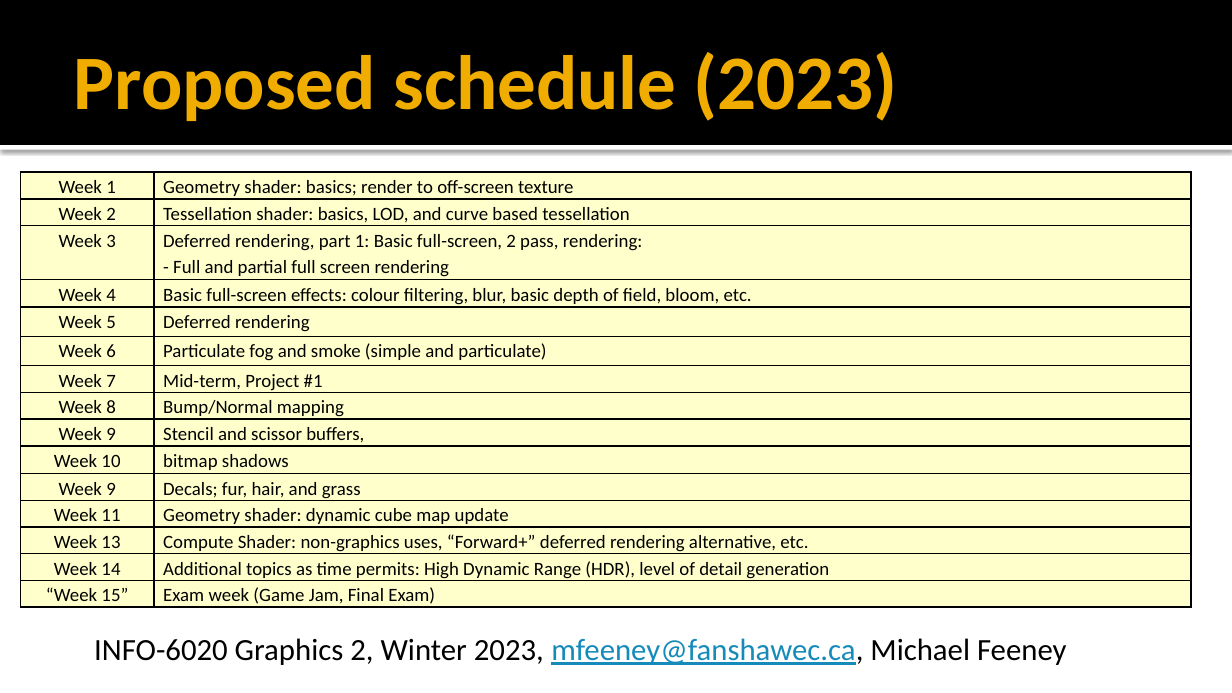
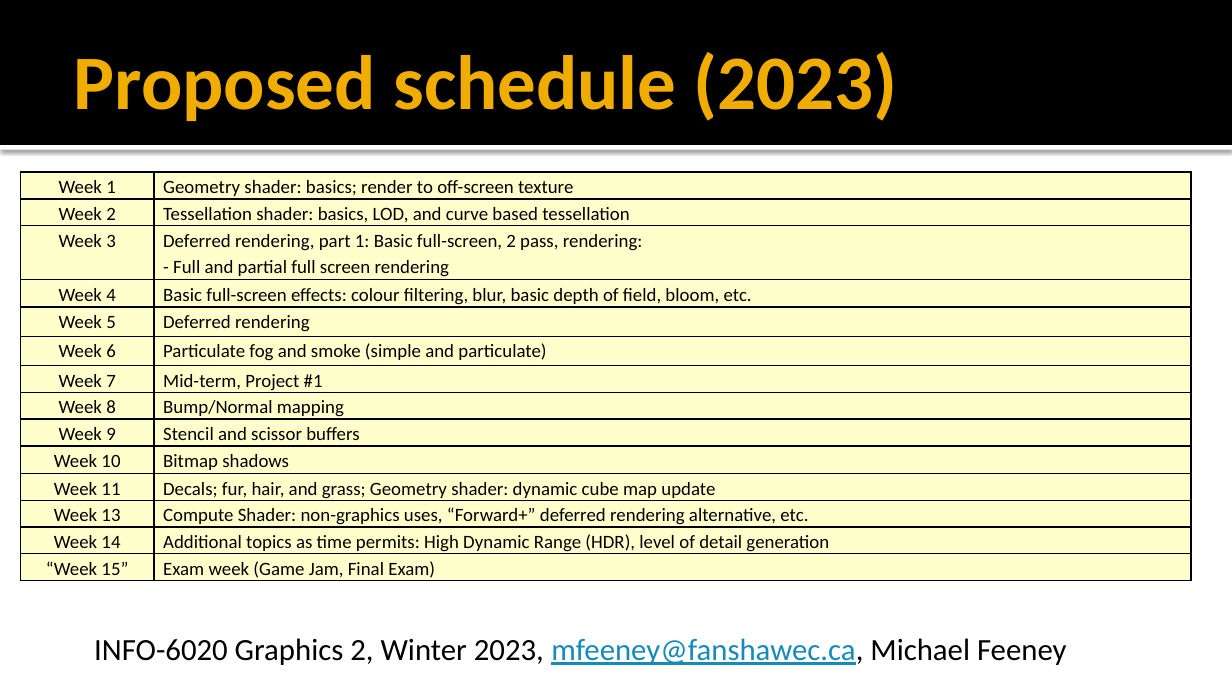
Before and after one commit to FeeneyCodes/GDP202223, a slide deck: slide 4 of INFO6020_Graphics_2/D2D/Week_01/6020_W23_W01D1_CourseIntro.pptx. Drawn at 1232x693 pixels with LibreOffice and Linux fonts; fonts in the diff are those of the drawing. Boxes give left, top, right and bottom in pixels: in the first picture for what was removed or moved away, otherwise in the second. Text is boxed around its words. In the diff, an @@ line names an element or a change of style, - is before the commit and + after.

```diff
--- a/INFO6020_Graphics_2/D2D/Week_01/6020_W23_W01D1_CourseIntro.pptx
+++ b/INFO6020_Graphics_2/D2D/Week_01/6020_W23_W01D1_CourseIntro.pptx
@@ table at bbox=[21, 172, 1191, 582] @@
-row 9: Week 9 | Stencil and scissor buffers,
-row 10: Week 10 | bitmap shadows
-row 11: Week 9 | Decals; fur, hair, and grass
-row 12: Week 11 | Geometry shader: dynamic cube map update
+row 9: Week 9 | Stencil and scissor buffers
+row 10: Week 10 | Bitmap shadows
+row 11: Week 11 | Decals; fur, hair, and grass; Geometry shader: dynamic cube map update
```
Also in this commit, not shown: 1 other slide changed, 5 other files.
